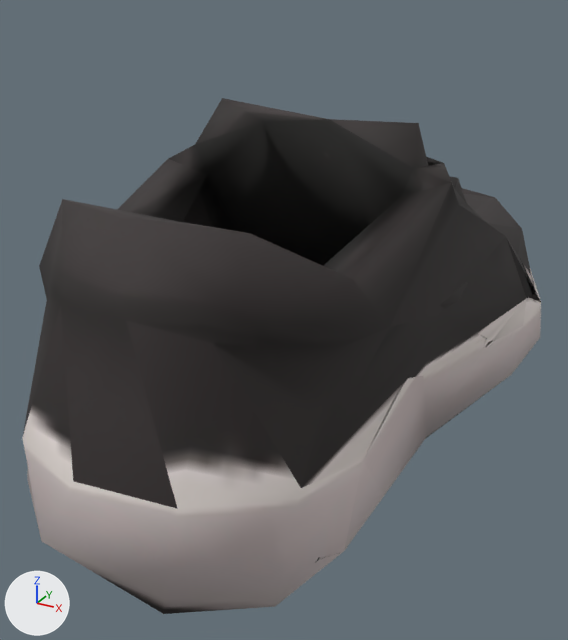
The FBX model Assets/Resources/Garments/Civilian/CIV_SHOES_BASE.fbx as it was, and as the next commit left it.
Before and after are seen from a 50 mm lens placed at (0.338, -0.63, 0.521), pointed at (-0.029, 0.037, 0.188). The lights are fixed; the arrows at lower left show +X, +Y and +Z. The first picture is the older version.

In view in the first picture: 'Everyday sneaker — CIV_SHOES_BASE'.
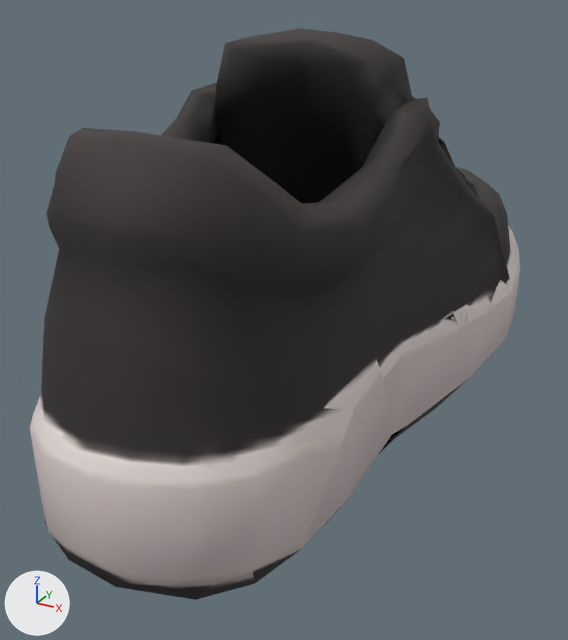
Edits to the bpy script that builds the scene:
```text
Change me_tripo_node_5a5fb830_d517_4371_af27_61a3a6af51ae:
    used by ob_everyday_sneaker___civ_shoes_base; location = (0.0, 0.0, 0.0)
    remove me_tripo_node_5a5fb830_d517_4371_af27_61a3a6af51ae.from_pydata(...)  # 459 vertices, 1198 faces; spans x -0.195..0.195, y -0.297..0.503, z 0.094..0.411
    add me_tripo_node_5a5fb830_d517_4371_af27_61a3a6af51ae.from_pydata(...)  # 1059 vertices, 2400 faces; spans x -0.161..0.162, y -0.3..0.5, z 0.095..0.478
    me_tripo_node_5a5fb830_d517_4371_af27_61a3a6af51ae part 1: the loose piece of 453 vertices spanning x -0.195..0.195, y -0.297..0.503, z 0.094..0.411 is rebuilt with 1045 vertices and now spans x -0.161..0.162, y -0.3..0.5, z 0.095..0.478
    other edits to the shape of me_tripo_node_5a5fb830_d517_4371_af27_61a3a6af51ae do not show in these pictures
```

Location of each change, [x1, y1, x2, y2] in pixels of the pictures (568 x 640 px):
'Everyday sneaker — CIV_SHOES_BASE', reshaped (11% taller): before [22, 98, 541, 614]; after [30, 28, 520, 600]
